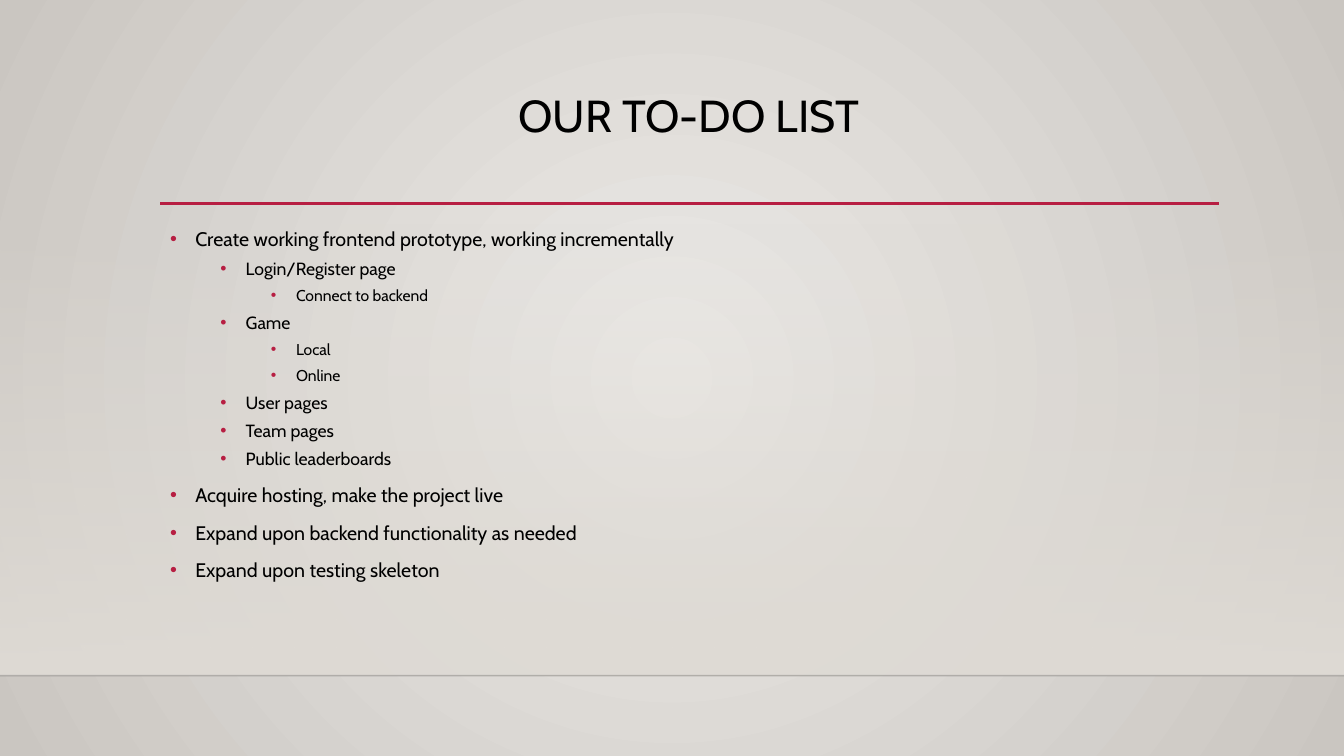
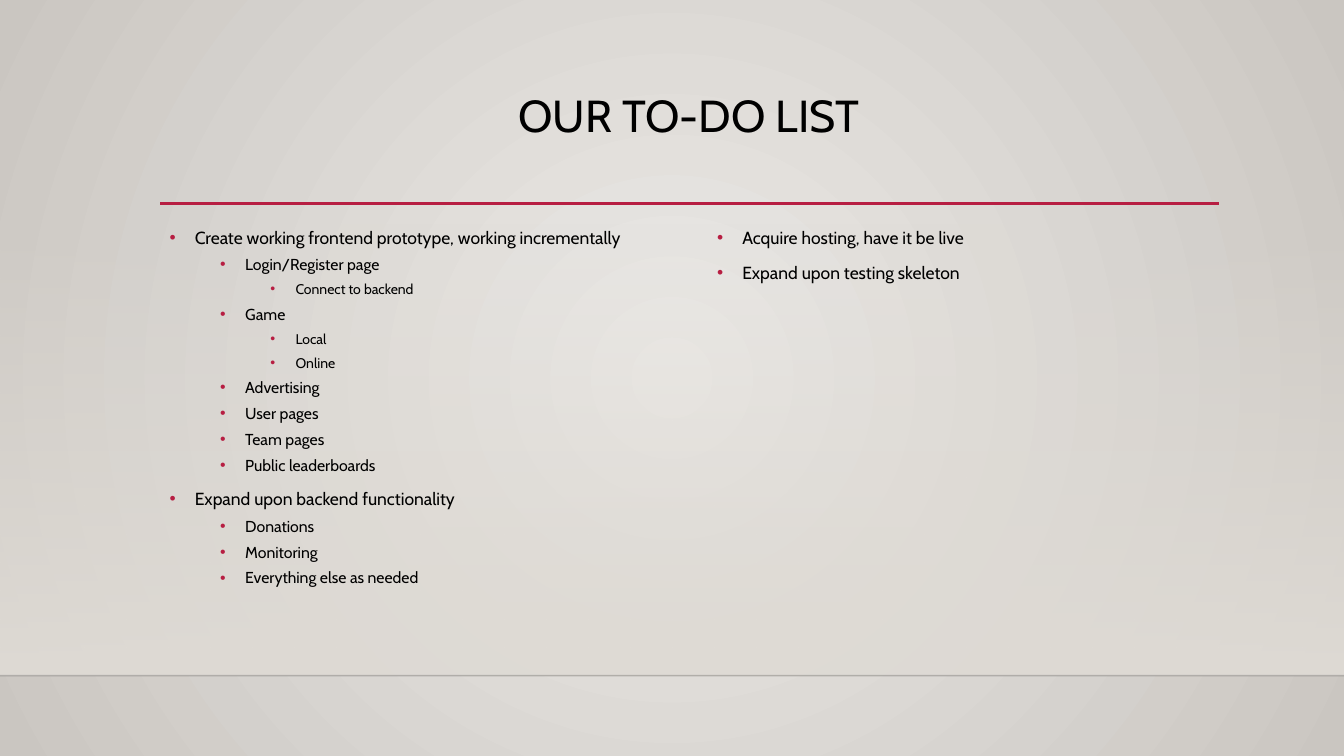
Before and after one commit to s-christian/Fit_or_Fail, a slide deck: slide 14 of Fit or Fail Technical Status Presentation (NEW).pptx. Drawn at 1344x756 pixels with LibreOffice and Linux fonts; fonts in the diff are those of the drawing; background and template pictures are left out. Boxes give left, top, right and bottom in pixels: in the first picture for what was removed or moved away, otherwise in the second. Text is boxed around its words. In the diff, an @@ line names an element or a change of style, - is before the commit and + after.

```diff
--- a/Fit or Fail Technical Status Presentation (NEW).pptx
+++ b/Fit or Fail Technical Status Presentation (NEW).pptx
@@ text at (x1=195, y1=231, x2=621, y2=471): size 14 to 12.5 pt in "Create working frontend prototype, working incrementally"; size 12.6 to 11.2 pt in "Login/Register page", "Game", "User pages", "Team pages" and 1 more places; size 11.2 to 10 pt in "Connect to backend", "Local", "Online" @@
@@ text added at (x1=742, y1=231, x2=964, y2=284), 12.5 pt, text #000000 @@
+• Acquire hosting, have it be live
+• Expand upon testing skeleton
@@ text at (x1=245, y1=381, x2=319, y2=397): paragraph added @@
+  • Advertising
@@ text at (x1=195, y1=492, x2=455, y2=587): text changed; size 14 to 11.2 pt @@
-• Acquire hosting, make the project live
-• Expand upon backend functionality as needed
-• Expand upon testing skeleton
+• Expand upon backend functionality
+  • Donations
+  • Monitoring
+  • Everything else as needed
```
Also in this commit, not shown: 7 other slides changed, 2 other files.
